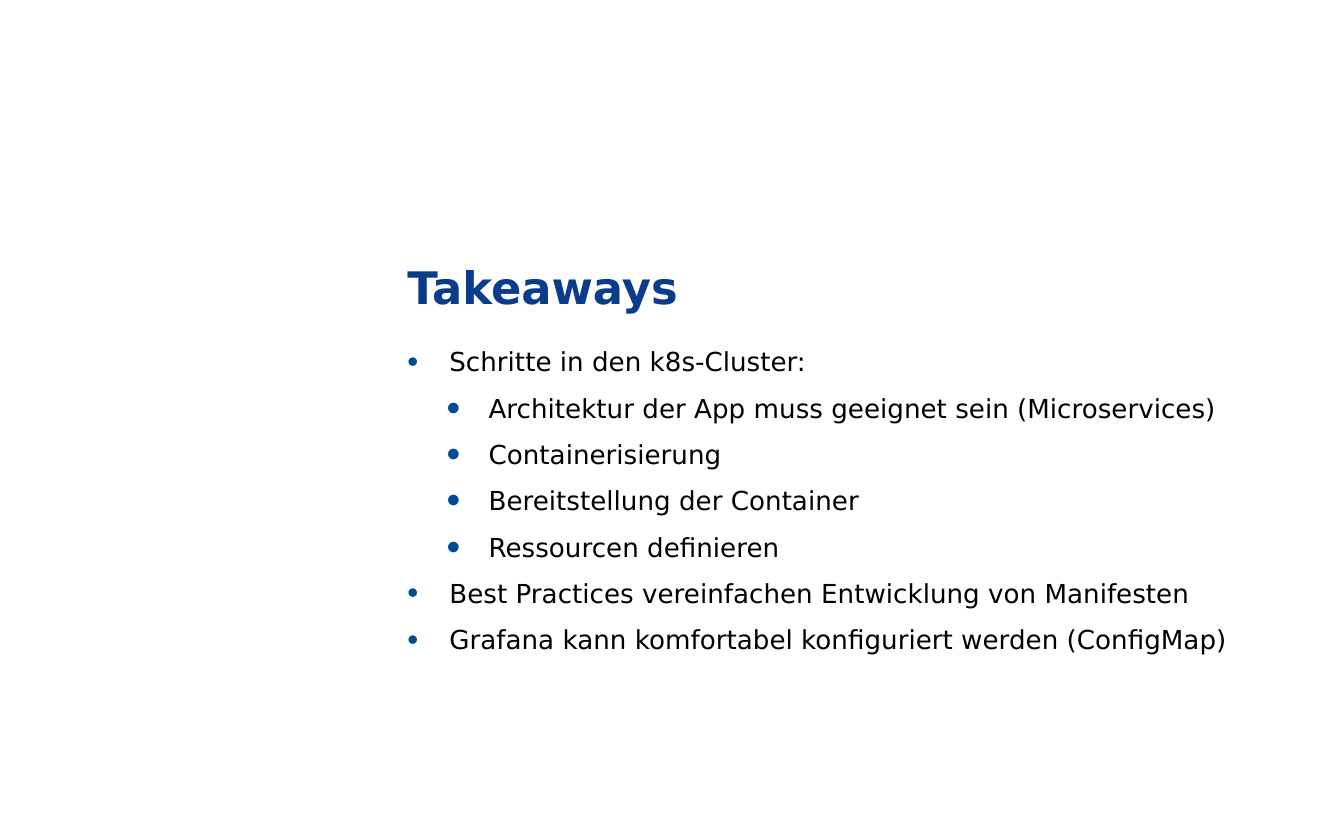
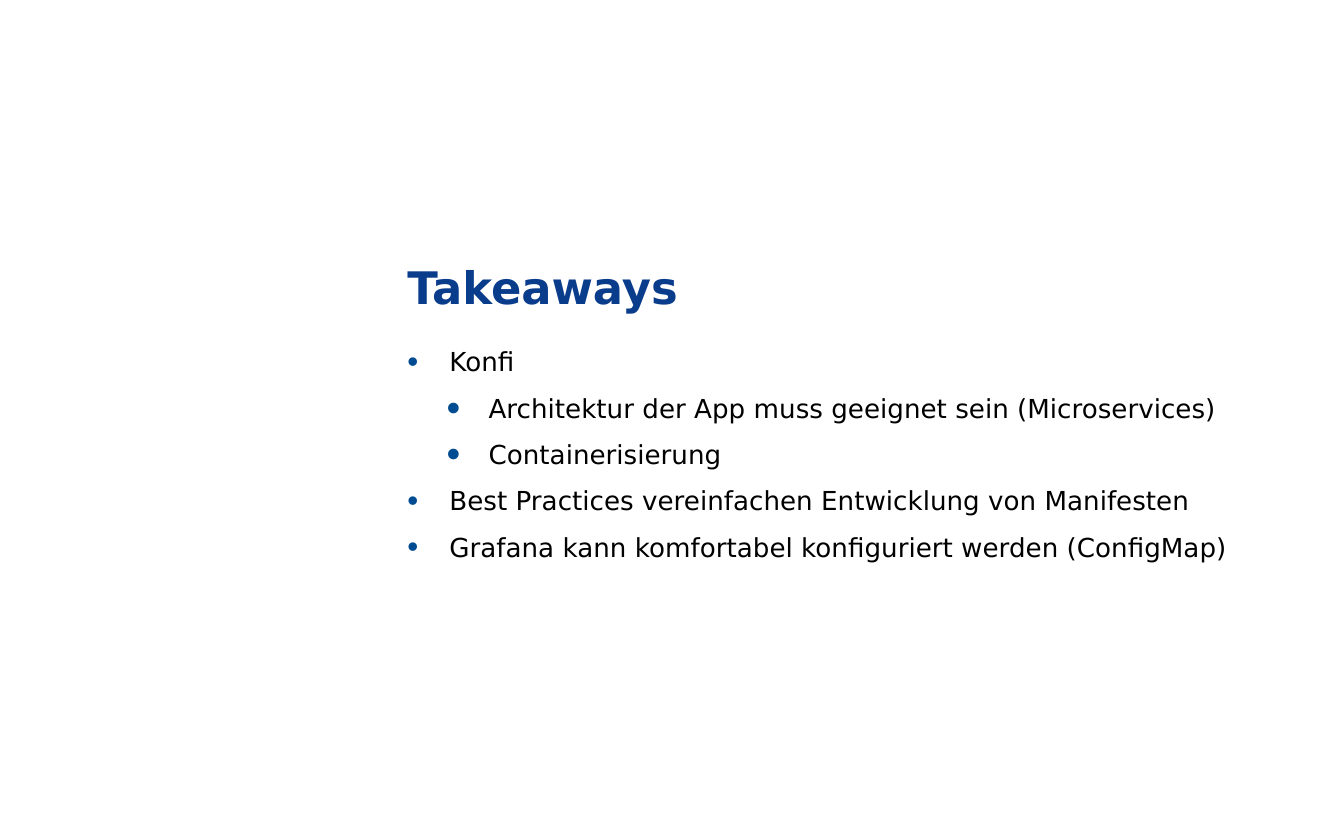
Before and after one commit to grothesk/deepshore-labs, a slide deck: slide 9 of 04-configmaps-und-secrets/deeptalk-04.pptx (slide 7 before the commit). Drawn at 1344x840 pixels with LibreOffice and Linux fonts; fonts in the diff are those of the drawing; background and template pictures are left out. Boxes give left, top, right and bottom in pixels: in the first picture for what was removed or moved away, otherwise in the second. Text is boxed around its words. In the diff, an @@ line names an element or a change of style, - is before the commit and + after.

```diff
--- a/04-configmaps-und-secrets/deeptalk-04.pptx
+++ b/04-configmaps-und-secrets/deeptalk-04.pptx
@@ text at (449, 351, 514, 372): text changed @@
-• Schritte in den k8s-Cluster:
+• Konfi
@@ text at (489, 490, 859, 558): paragraphs removed @@
-  • Bereitstellung der Container
-  • Ressourcen definieren
```
Also in this commit, not shown: 2 other slides changed, 2 slides added, 10 other files.
